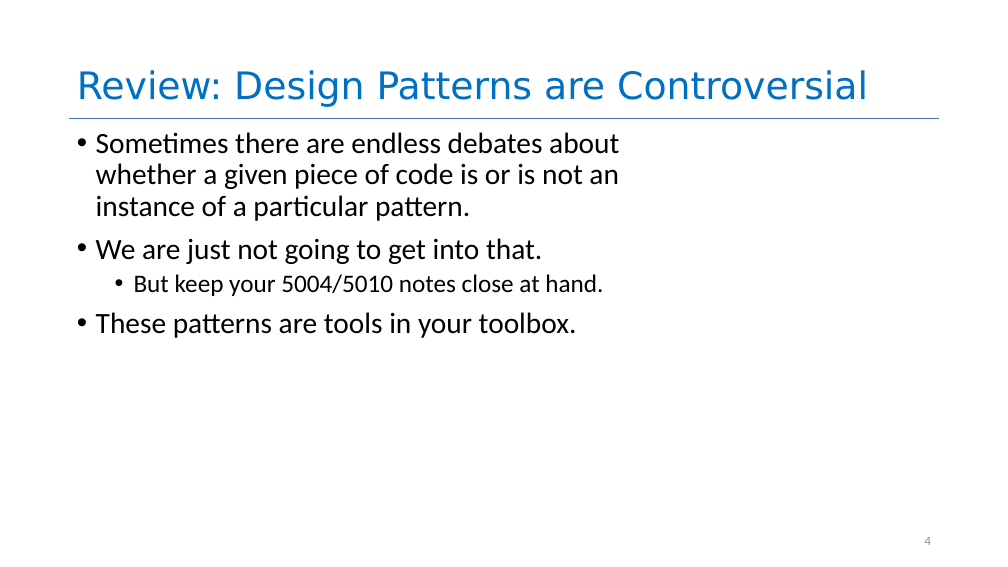
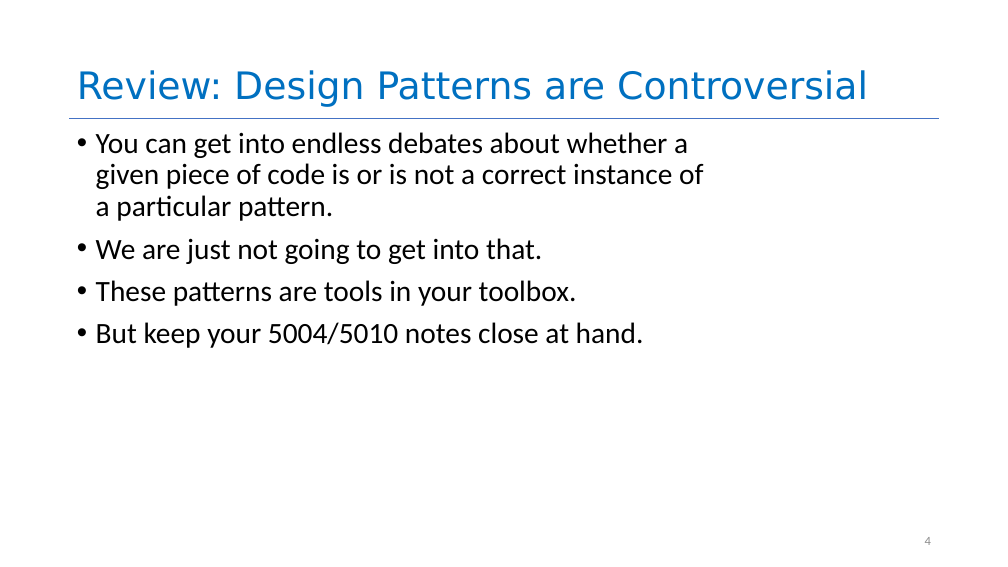
Before and after one commit to neu-se/CS4530-CS5500-Spring-2021, a slide deck: slide 4 of Slides/Lesson 2.4 Design Patterns (contd).pptx. Drawn at 1008x567 pixels with LibreOffice and Linux fonts; fonts in the diff are those of the drawing. Boxes give left, top, right and bottom in pixels: in the first picture for what was removed or moved away, otherwise in the second. Text is boxed around its words. In the diff, an @@ line names an element or a change of style, - is before the commit and + after.

```diff
--- a/Slides/Lesson 2.4 Design Patterns (contd).pptx
+++ b/Slides/Lesson 2.4 Design Patterns (contd).pptx
@@ text at <box>96,132,703,221</box>: text changed @@
-• Sometimes there are endless debates about whether a given piece of code is or is not an instance of a particular pattern.
+• You can get into endless debates about whether a given piece of code is or is not a correct instance of a particular pattern.
@@ text at <box>96,280,577,306</box>: paragraph added @@
+• These patterns are tools in your toolbox.
@@ text at <box>96,312,577,338</box>: paragraph removed @@
-• These patterns are tools in your toolbox.
@@ text at <box>96,322,644,348</box>: size 24 to 28 pt in "But keep your 5004/5010 notes close at ..."; list level 2 to 1 in "But keep your 5004/5010 notes ..." @@
```
Also in this commit, not shown: 7 other slides changed, 18 other files.
